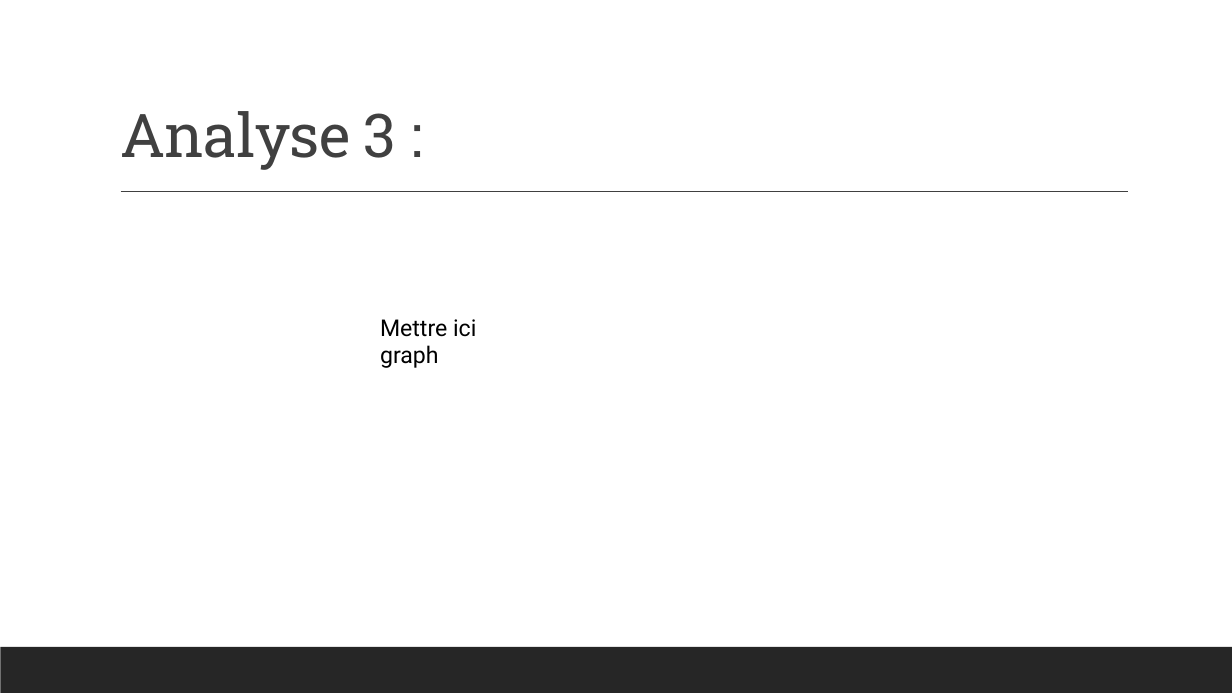
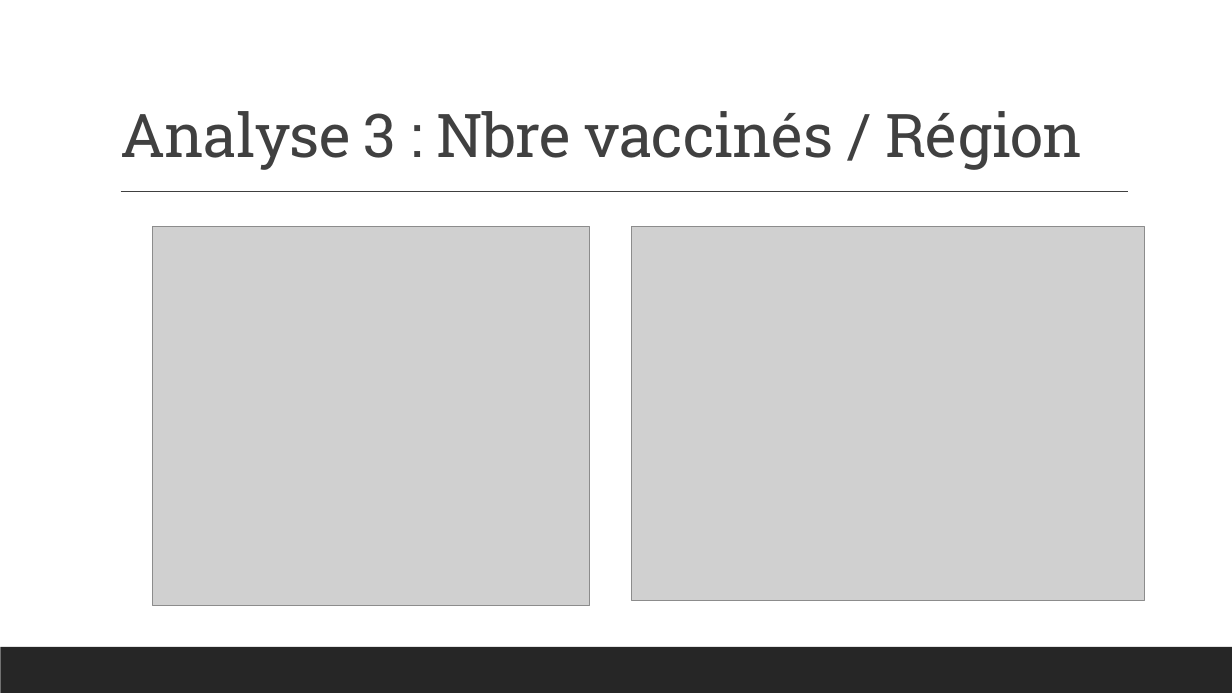
Before and after one commit to dorayy/projet-r, a slide deck: slide 9 of Stats.pptx. Drawn at 1232x693 pixels with LibreOffice and Linux fonts; fonts in the diff are those of the drawing; grey boxes stand for pictures. Boxes give left, top, right and bottom in pixels: in the first picture for what was removed or moved away, otherwise in the second. Text is boxed around its words. In the diff, an @@ line names an element or a change of style, - is before the commit and + after.

Commit message:
2nd analyse and diapo

```diff
--- a/Stats.pptx
+++ b/Stats.pptx
@@ title at (120, 111, 1082, 170): text changed @@
-Analyse 3 :
+Analyse 3 : Nbre vaccinés / Région
@@ picture added at (152, 226, 591, 605) @@
@@ picture added at (632, 226, 1145, 600) @@
@@ text removed at (380, 319, 476, 368) @@
-Mettre ici graph
```
Also in this commit, not shown: 8 other slides changed, 5 slides added, 2 slides removed, 1 other file.
